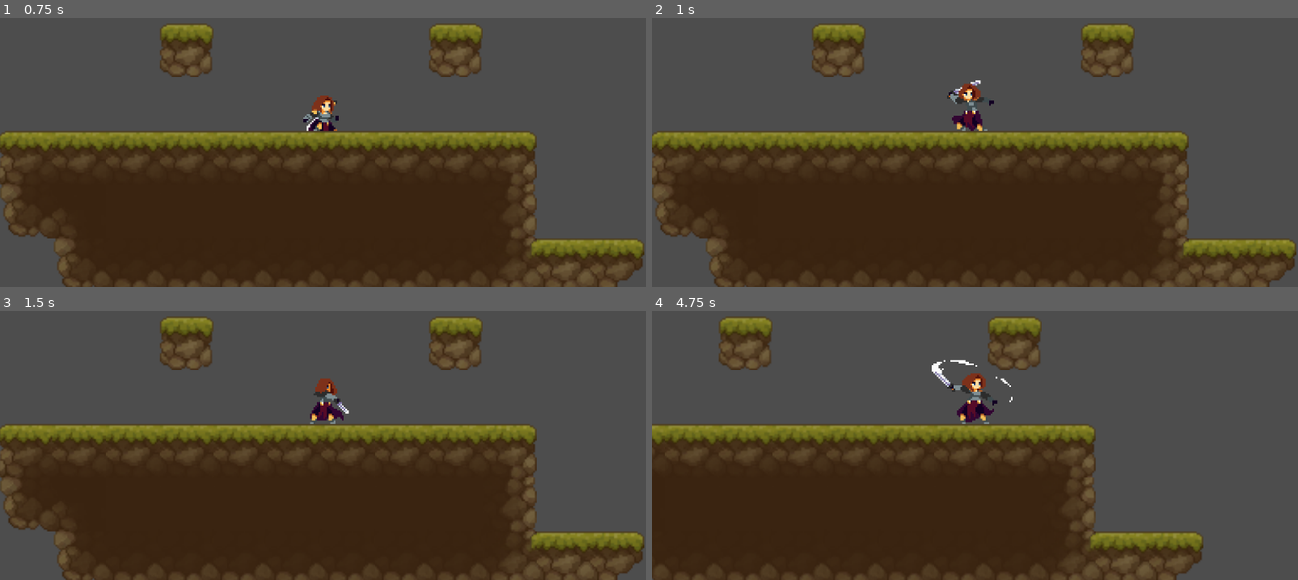
Above: before the commit, frames 1-4 (two rows, left to right).
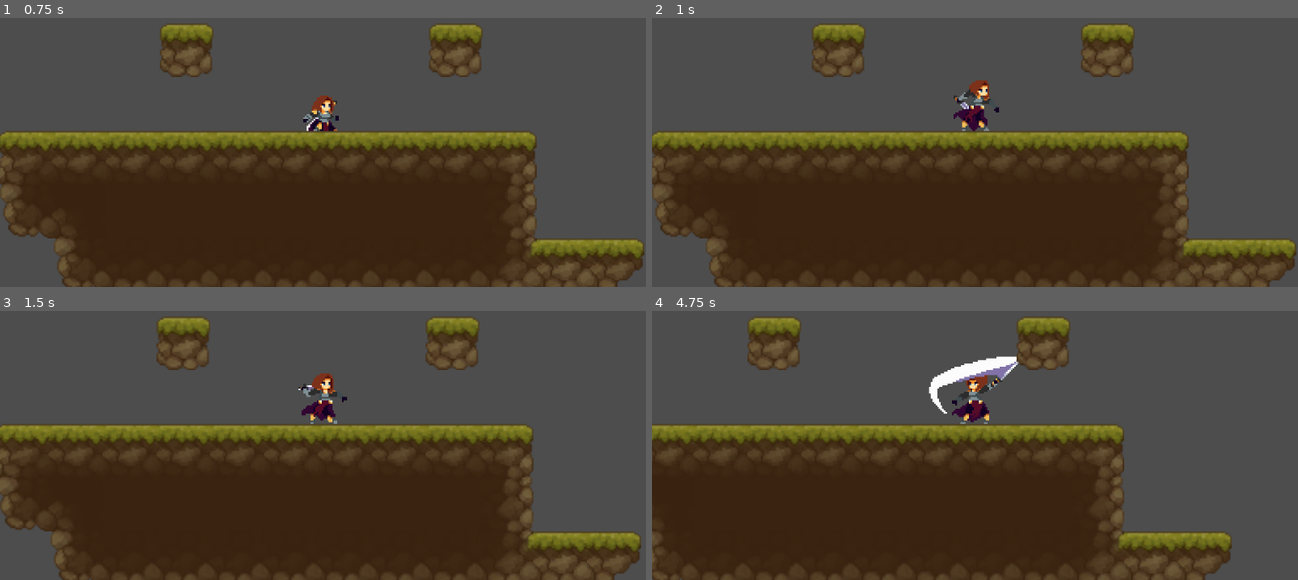
Above: after the commit, the same moments.

Repository: nanot1m/cavenant
Game: Godot game, scene res://main_scene.tscn
Two runs of this game, one before a commit and one after it. Both use one fixed random seed, a clock stepped at 60 frames per second and the inputs below.
Inputs:
- Up to frame 1 (0.75 s): hold Right (move_right) from 0.53 s (still down); hold Down (crouch) from 0.53 s (still down)
- Up to frame 2 (1 s): keep holding Right (move_right); keep holding Down (crouch); tap Up (jump) at 0.77 s; tap Shift (hit) at 0.8 s
- Up to frame 3 (1.5 s): keep holding Right (move_right); release Down (crouch) at 1.28 s; tap Shift (hit) at 1.35 s
- Up to frame 4 (4.75 s): tap Up (jump) at 1.52, 3.02, 3.77, 4.52 s; tap Down (crouch) at 1.55, 3.05, 4.55 s; release Right (move_right) at 2.03 s; hold Left (move_left) 2.03-2.78 s; hold Down (crouch) 2.03-2.78 s; tap Shift (hit) at 2.3, 2.85, 3.8, 4.35 s; hold Right (move_right) 2.78-4.28 s; hold Down (crouch) 3.53-4.28 s; hold Left (move_left) from 4.28 s (still down)

Frame 1 is identical in both runs. In frame 2, 0.8% of the frame differs, in the area x 45-54%, y 23-43%; in frame 3, 2.9%; in frame 4, 10%, in the area x 0-90%, y 2-100%.

Commit message:
Adjust hit animation speed and update touch control button scaling limits

Diff:
--- a/scenes/Player.tscn
+++ b/scenes/Player.tscn
@@ -381,7 +381,7 @@
 }],
 "loop": false,
 "name": &"hit",
-"speed": 12.0
+"speed": 24.0
 }, {
 "frames": [{
 "duration": 1.0,
@@ -531,7 +531,7 @@
 
 [node name="AnimatedSprite2D" type="AnimatedSprite2D" parent="."]
 sprite_frames = SubResource("SpriteFrames_p07f3")
-animation = &"crouch_up"
+animation = &"hit"
 autoplay = "idle"
 offset = Vector2(7, -4)
 
--- a/scripts/touch_controls.gd
+++ b/scripts/touch_controls.gd
@@ -72,7 +72,8 @@
 	var viewport_size: Vector2 = get_viewport().get_visible_rect().size
 
 	# Calculate scale factor based on screen height (reference: 648px height)
-	var scale_factor: float = viewport_size.y / 648.0
+	# Clamp to a maximum scale to prevent oversized buttons on tall screens
+	var scale_factor: float = clamp(viewport_size.y / 648.0, 0.5, 1.5)
 
 	# Define margins from screen edges
 	var margin_x: float = 80.0 * scale_factor
